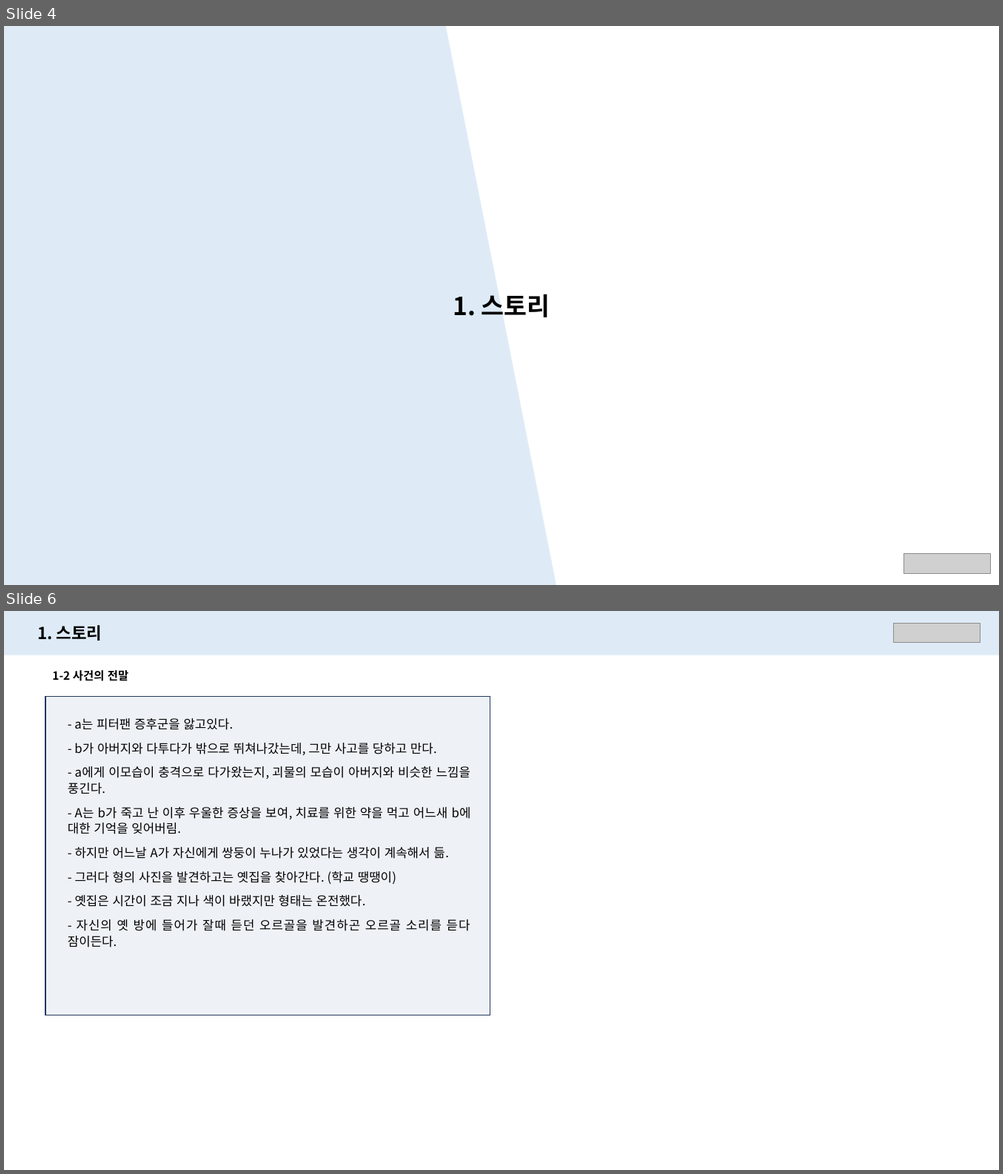
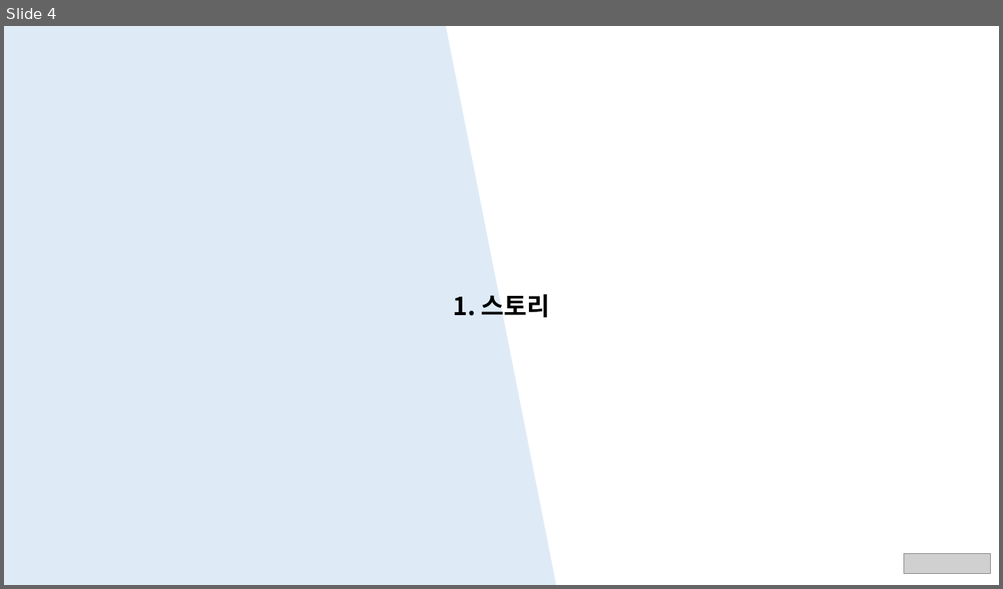
Before and after one commit to PerfectEgg/-Receivers, a slide deck: 캐릭터 설정_v1.02.pptx. Shown one above the other, each under a label of ours: slides 4 and 6 before the commit, slide 4 after it; the slides between them are not shown. The pictures are 1003x1174 and 1003x589 pixels, drawn with LibreOffice and Linux fonts; fonts in the diff are those of the drawing; grey boxes stand for pictures. Boxes give left, top, right and bottom in pixels: in the first picture for what was removed or moved away, otherwise in the second. Text is boxed around its words. In the diff, an @@ line names an element or a change of style, - is before the commit and + after.

Commit message:
[송나름]
# 스토리기획서
- version : 2024.01.14

```diff
--- a/캐릭터 설정_v1.02.pptx
+++ b/캐릭터 설정_v1.02.pptx
@@ slide 6 removed at (4,611,999,1170), background #FFFFFF @@
@@ rectangle removed at (4,611,999,655) @@
@@ text removed at (37,625,102,641) @@
-1. 스토리
@@ picture removed at (893,624,980,643) @@
@@ text removed at (52,670,128,681) @@
-1-2 사건의 전말
@@ rectangle removed at (45,697,490,1016) @@
@@ text removed at (68,718,471,948) @@
-- a는 피터팬 증후군을 앓고있다.
-- b가 아버지와 다투다가 밖으로 뛰쳐나갔는데, 그만 사고를 당하고 만다.
-- a에게 이모습이 충격으로 다가왔는지, 괴물의 모습이 아버지와 비슷한 느낌을 풍긴다.
-- A는 b가 죽고 난 이후 우울한 증상을 보여, 치료를 위한 약을 먹고 어느새 b에 대한 기억을 잊어버림.
-- 하지만 어느날 A가 자신에게 쌍둥이 누나가 있었다는 생각이 계속해서 듦.
-- 그러다 형의 사진을 발견하고는 옛집을 찾아간다. (학교 땡땡이)
-- 옛집은 시간이 조금 지나 색이 바랬지만 형태는 온전했다.
-- 자신의 옛 방에 들어가 잘때 듣던 오르골을 발견하곤 오르골 소리를 듣다 잠이든다.
```
Also in this commit, not shown: 7 slides changed, 1 slide added, 2 other slides removed, 1 other file.
